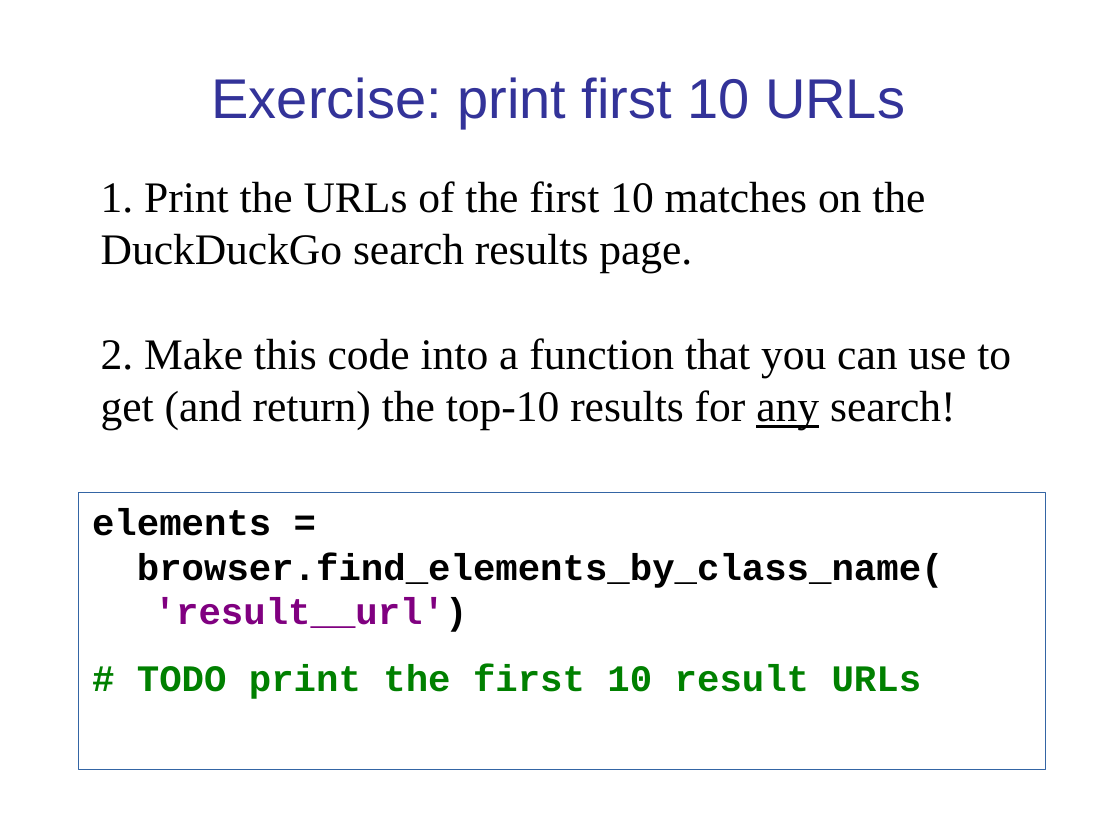
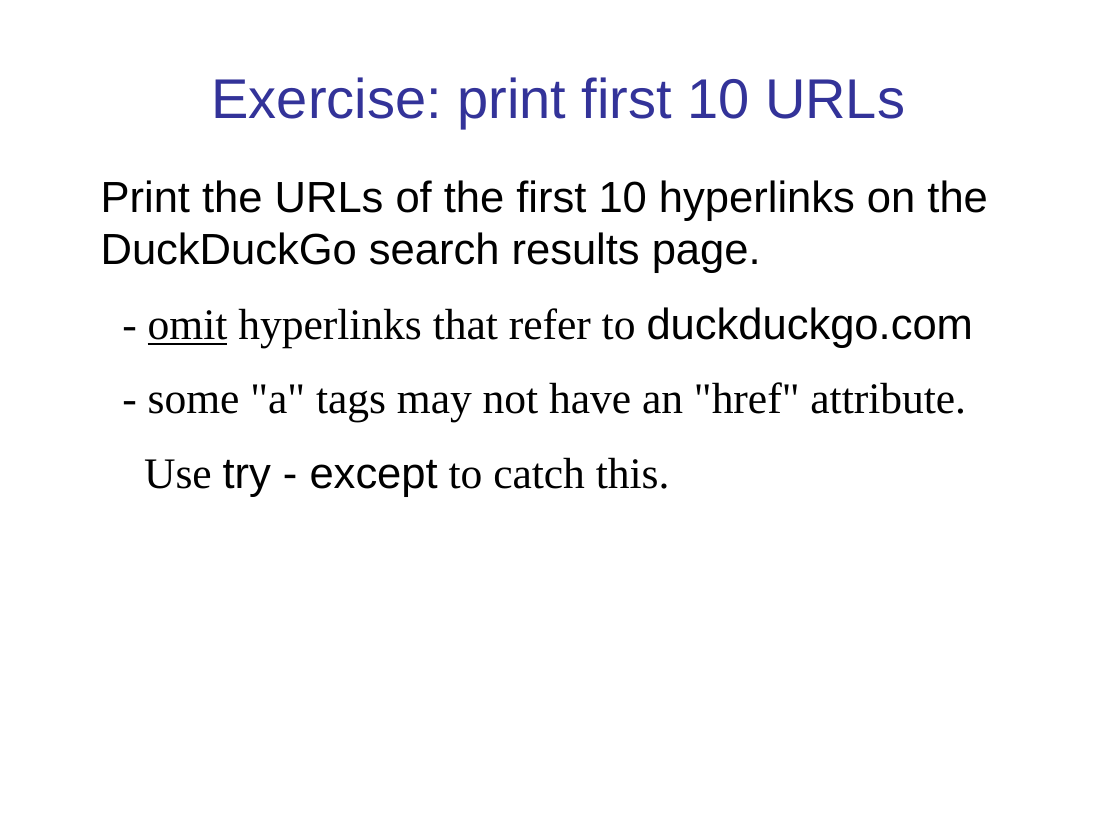
Before and after one commit to cpske/ISP, a slide deck: slide 13 of testing/SeleniumExercise.ppt (slide 11 before the commit). Drawn at 1120x840 pixels with LibreOffice and Linux fonts; fonts in the diff are those of the drawing. Boxes give left, top, right and bottom in pixels: in the first picture for what was removed or moved away, otherwise in the second. Text is boxed around its words. In the diff, an @@ line names an element or a change of style, - is before the commit and + after.

```diff
--- a/testing/SeleniumExercise.ppt
+++ b/testing/SeleniumExercise.ppt
@@ text at (101,180,988,497): text changed; font Times New Roman to Arial @@
-1. Print the URLs of the first 10 matches on the DuckDuckGo search results page.
-2. Make this code into a function that you can use to get (and return) the top-10 results for any search!
+Print the URLs of the first 10 hyperlinks on the DuckDuckGo search results page.
+- omit hyperlinks that refer to duckduckgo.com
+- some "a" tags may not have an "href" attribute.
+Use try - except to catch this.
@@ text removed at (78,493,1046,771) @@
-elements =
-browser.find_elements_by_class_name(
-'result__url')
-# TODO print the first 10 result URLs
```
Also in this commit, not shown: 10 other slides changed, 3 slides added, 2 slides removed, 2 other files.
